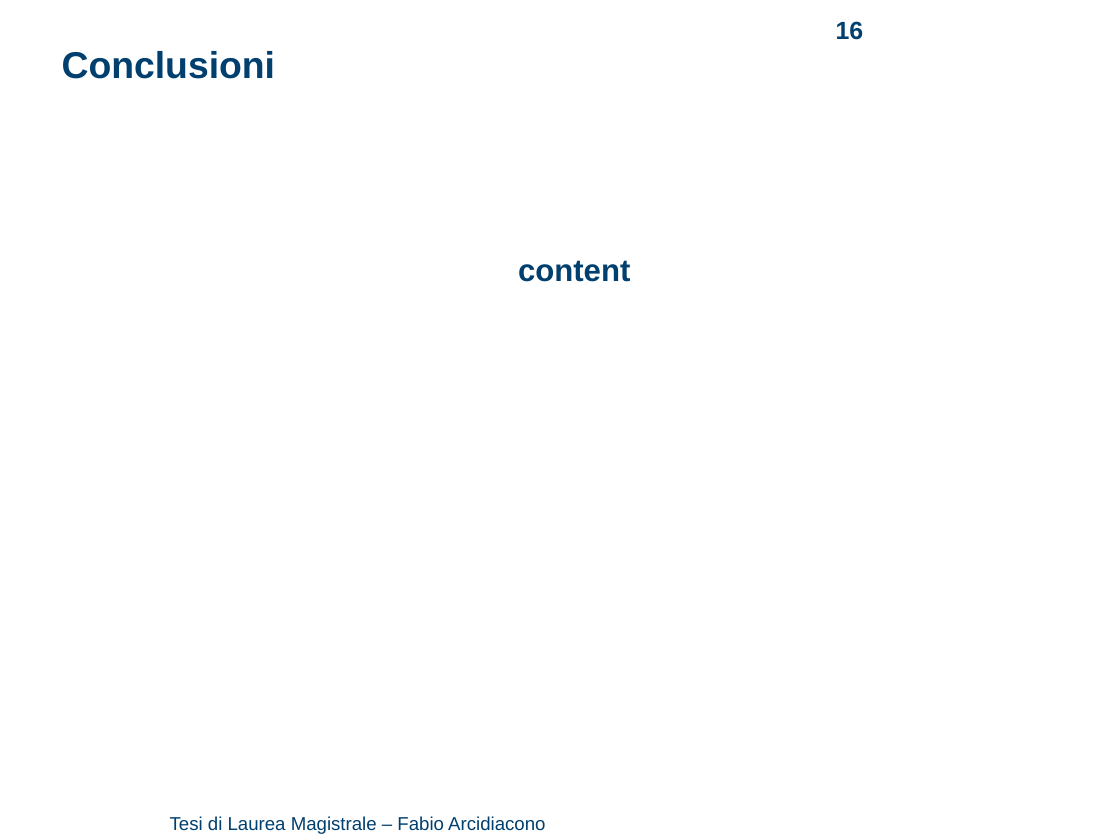
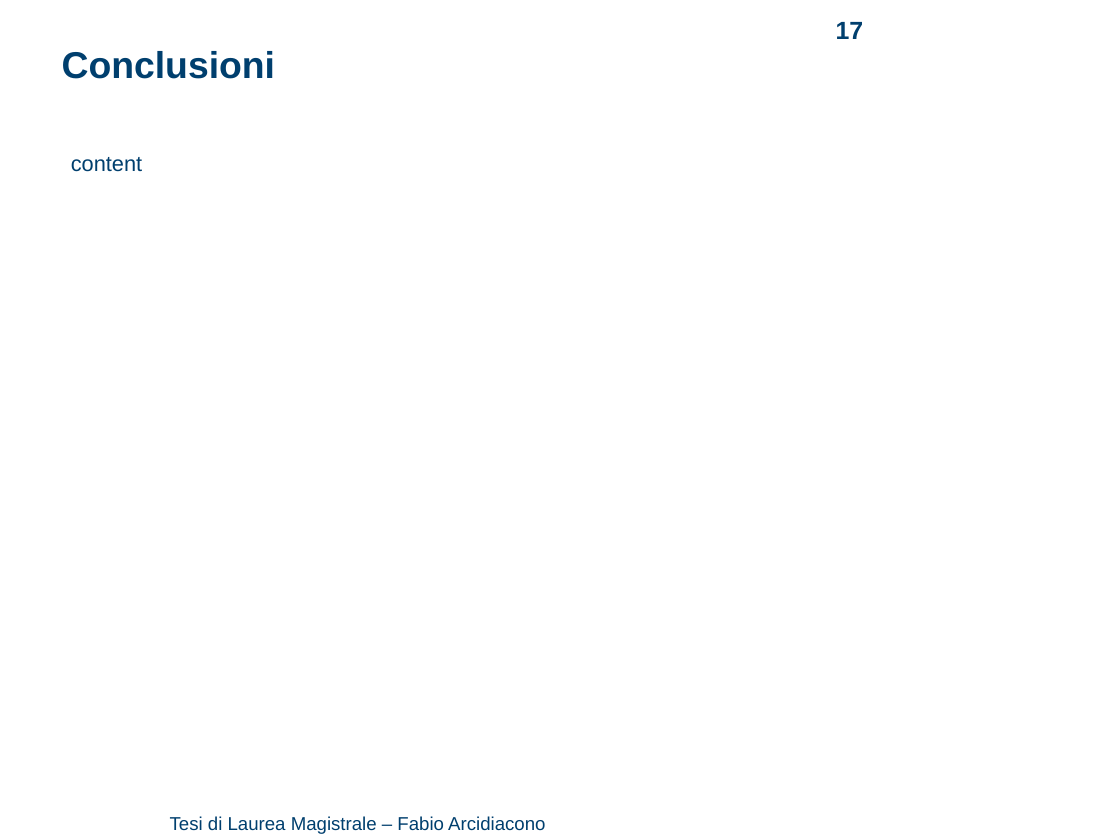
Before and after one commit to arci/thesis, a slide deck: slide 17 of presentation/ThesisPresentation.ppt (slide 16 before the commit). Drawn at 1120x840 pixels with LibreOffice and Linux fonts; fonts in the diff are those of the drawing; background and template pictures are left out. Boxes give left, top, right and bottom in pixels: in the first picture for what was removed or moved away, otherwise in the second. Text is boxed around its words. In the diff, an @@ line names an element or a change of style, - is before the commit and + after.

```diff
--- a/presentation/ThesisPresentation.ppt
+++ b/presentation/ThesisPresentation.ppt
@@ page number at [836, 22, 864, 39]: text changed @@
-16
+17
@@ text "content" at [71, 157, 143, 172]: size 20 to 14 pt, bold off; alignment centre to left; indent changed @@
```
Also in this commit, not shown: 11 other slides changed, 2 slides added, 1 slide removed, 1 other file.
